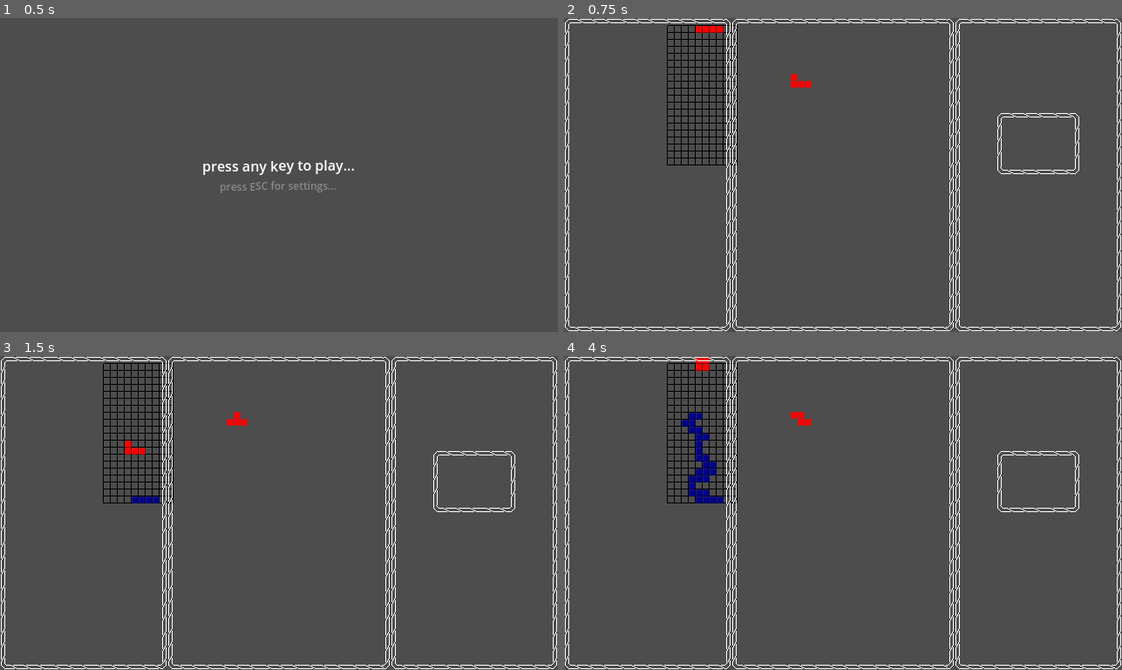
Above: before the commit, frames 1-4 (two rows, left to right).
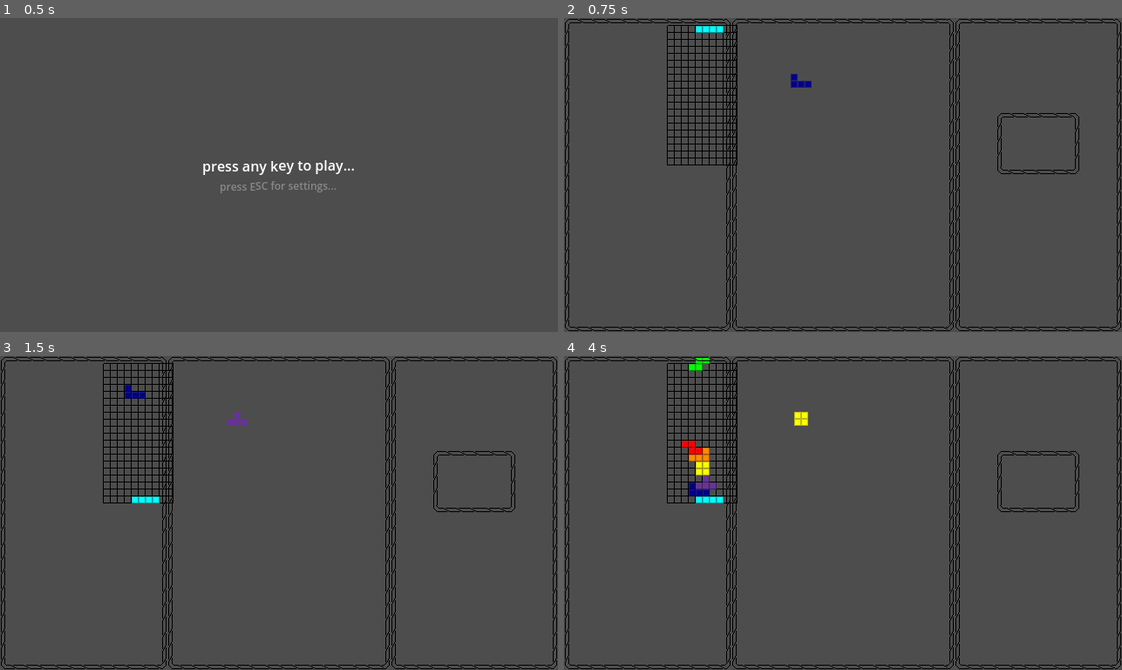
Above: after the commit, the same moments.

Repository: abFrancisco/tetris_clone
Game: Godot game, scene res://main.tscn
Same seed, same stepped clock (60 frames per second), same inputs: the game is played once before the commit and once after it.
Inputs:
- Up to frame 1 (0.5 s): no input
- Up to frame 2 (0.75 s): tap Enter at 0.5 s; hold D (right) from 0.53 s (still down); tap Alt at 0.6 s
- Up to frame 3 (1.5 s): tap Tab at 0.8, 1.35 s; tap Space (drop_hard) at 1.25 s; release D (right) at 1.28 s; hold S (down) from 1.28 s (still down)
- Up to frame 4 (4 s): tap Ctrl at 1.55, 2.1, 3.8 s; release S (down) at 2.03 s; hold D (right) 2.03-2.78 s; tap Alt at 2.3, 3.6 s; tap Enter at 2.75 s; hold W (up) 2.78-3.53 s; tap Space (drop_hard) at 2.85, 3.5 s; tap Tab at 3.05 s; hold Left (left) from 3.53 s (still down)

Frame 1 is identical in both runs. In frame 2, 3.5% of the frame differs, in the area x 0-100%, y 0-100%; in frame 3, 3.8%; in frame 4, 4.5%.

Commit message:
implemented tetromino colors

Diff:
--- a/level.gd
+++ b/level.gd
@@ -9,13 +9,14 @@
 var grid_width:int = 10
 var game_grid:Array[PackedByteArray]
 const MAX_TICK_TIME = 1.0
-const MIN_TICK_TIME = 0.01
-const DROP_TICK_TIME = 0.01
+const MIN_TICK_TIME = 0.04
+const DROP_TICK_TIME = 0.04
 var tick_time = MAX_TICK_TIME
 
 var previous_time:int
 var timer_clock:float = 0.0
 
+enum PIECE_INDEX{O, I, L, J, S, Z, T}
 var pieces:Dictionary[String, Array]={
 	"o":[[1, 1], [1, 1]],
 	"i":[[0, 0, 0, 0],[1, 1, 1, 1],[0, 0, 0 ,0],[0, 0, 0, 0]],
@@ -25,6 +26,16 @@
 	"z":[[1, 1, 0], [0, 1, 1], [0, 0, 0]],
 	"t":[[0, 1, 0], [1, 1, 1], [0, 0, 0]]
 }
+var piece_color_index:Dictionary[String, int]={
+	"o":1,
+	"i":2,
+	"l":3,
+	"j":4,
+	"s":5,
+	"z":6,
+	"t":7
+}
+var piece_colors:Array[Color] = [Color.BLACK, Color.YELLOW, Color.CYAN ,Color.DARK_ORANGE, Color.DARK_BLUE, Color.GREEN, Color.RED, Color.REBECCA_PURPLE]
 var current_piece:tetromino=null
 var next_piece:tetromino=null
 var piece_index:int=0
@@ -57,17 +68,17 @@
 	for x in range(game_grid.size()):
 		for y in range(game_grid[0].size()):
 			if game_grid[x][y] != 0:
-				draw_rect(Rect2(x * cell_size + grid_position.x, y * cell_size + grid_position.y, cell_size - cell_margin, cell_size - cell_margin), Color.DARK_BLUE, true, -1.0, true)
+				draw_rect(Rect2(x * cell_size + grid_position.x, y * cell_size + grid_position.y, cell_size - cell_margin, cell_size - cell_margin), piece_colors[game_grid[x][y]], true, -1.0, true)
 	#draw current piece
 	for x in range(current_piece.cells.size()):
 		for y in range(current_piece.cells.size()):
 			if current_piece.cells[y][x] != 0:
-				draw_rect(Rect2((x + current_piece.piece_position.x) * cell_size + grid_position.x, (y + current_piece.piece_position.y) * cell_size + grid_position.y, cell_size - cell_margin, cell_size - cell_margin), Color.RED, true, -1.0, true)
+				draw_rect(Rect2((x + current_piece.piece_position.x) * cell_size + grid_position.x, (y + current_piece.piece_position.y) * cell_size + grid_position.y, cell_size - cell_margin, cell_size - cell_margin), piece_colors[current_piece.color_index], true, -1.0, true)
 	#draw next piece
 	for x in range(next_piece.cells.size()):
 		for y in range(next_piece.cells.size()):
 			if next_piece.cells[y][x] != 0:
-				draw_rect(Rect2((x + next_piece.piece_position.x) * cell …(175 unchanged characters)…  cell_margin, cell_size - cell_margin), Color.RED, true, -1.0, true)
+				draw_rect(Rect2((x + next_piece.piece_position.x) * cell …(175 unchanged characters)…  cell_margin, cell_size - cell_margin), piece_colors[next_piece.color_index], true, -1.0, true)
 	print("_draw time is = " + str(Time.get_ticks_usec() - previous_time))
 
 
@@ -116,6 +127,7 @@
 	if next_piece == null:
 		current_piece = tetromino.new()
 		current_piece.cells = pieces.get(selected_piece)
+		current_piece.color_index = piece_color_index.get(selected_piece)
 		current_piece.type = selected_piece
 		cycle_bag()
 		selected_piece = bag[bag_index][piece_index]
@@ -123,6 +135,7 @@
 		current_piece = next_piece
 	next_piece = tetromino.new()
 	next_piece.cells = pieces.get(selected_piece)
+	next_piece.color_index = piece_color_index.get(selected_piece)
 	next_piece.type = selected_piece
 
 	#set piece position
@@ -267,7 +280,9 @@
 			if current_piece.cells[y][x] != 0:
 				if not commited_lines.has(current_piece.piece_position.y + y):
 					commited_lines.append(current_piece.piece_position.y + y)
-				game_grid[current_piece.piece_position.x + x][current_piece.piece_position.y + y] = 1
+				var piece_color_index = current_piece.color_index
+				game_grid[current_piece.piece_position.x + x][current_piece.piece_position.y + y] = piece_color_index
+
 	for y in commited_lines:
 		if y <= 0:
 			game_over()
--- a/level.tscn
+++ b/level.tscn
@@ -21,6 +21,7 @@
 [node name="CanvasLayer" type="CanvasLayer" parent="."]
 
 [node name="UI" type="Control" parent="CanvasLayer"]
+modulate = Color(0, 0, 0, 1)
 layout_mode = 3
 anchors_preset = 15
 anchor_right = 1.0
--- a/tetromino.gd
+++ b/tetromino.gd
@@ -3,4 +3,5 @@
 var cells:Array
 var piece_position:Vector2i = Vector2i.ZERO
 var type:String
+var color_index:int = 1
 var preview_offset:Vector2i = Vector2i.ZERO
